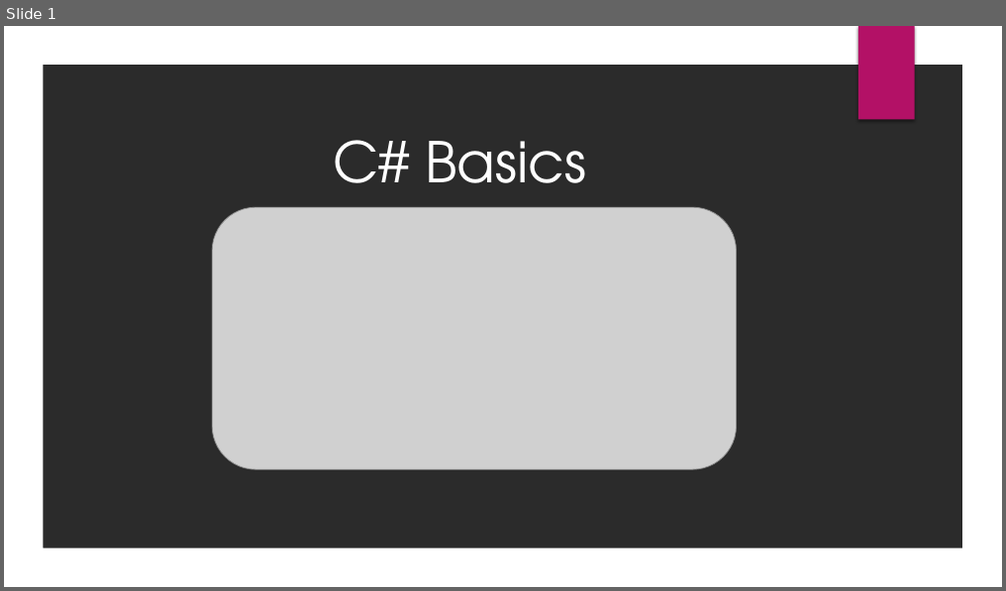
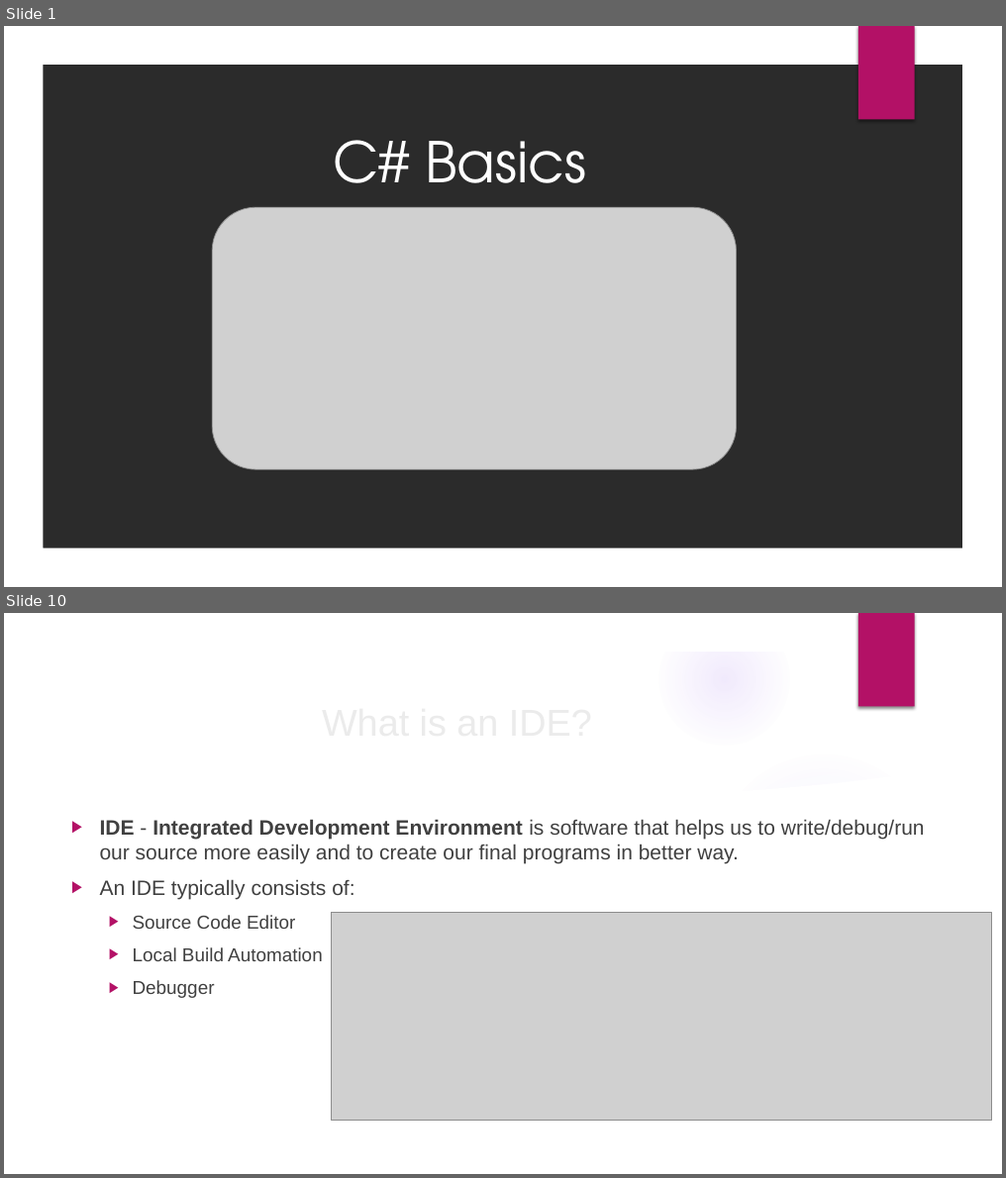
Before and after one commit to velizar92/CSharp-Programming-Presentations, a slide deck: C# Basics.pptx. Shown one above the other, each under a label of ours: slide 1 before the commit, slides 1 and 10 after it; the slides between them are not shown. The pictures are 1006x591 and 1006x1178 pixels, drawn with LibreOffice and Linux fonts; fonts in the diff are those of the drawing; grey boxes stand for pictures; background and template pictures are left out; a plain dark background stands for a picture behind light text. Boxes give left, top, right and bottom in pixels: in the first picture for what was removed or moved away, otherwise in the second. Text is boxed around its words. In the diff, an @@ line names an element or a change of style, - is before the commit and + after.

```diff
--- a/C# Basics.pptx
+++ b/C# Basics.pptx
@@ slide 10 added at (x1=4, y1=613, x2=1002, y2=1174), background picture (left out); not listed: 2 template elements that a slide beside it also shows @@
@@ title added at (x1=98, y1=692, x2=816, y2=750), 36 pt, text #EBEBEB @@
+What is an IDE?
@@ group added at (x1=4, y1=614, x2=971, y2=1174): 5 ellipses, 2 freeform shapes @@
@@ text added at (x1=100, y1=819, x2=925, y2=998), 20 pt, text #404040 @@
+▶ IDE - Integrated Development Environment is software that helps us to write/debug/run our source more easily and to create our final programs in better way.
+▶ An IDE typically consists of:
+  ▶ Source Code Editor
+  ▶ Local Build Automation
+  ▶ Debugger
@@ picture added at (x1=331, y1=913, x2=992, y2=1121) @@
```
Also in this commit, not shown: 4 slides changed, 5 other slides added.
